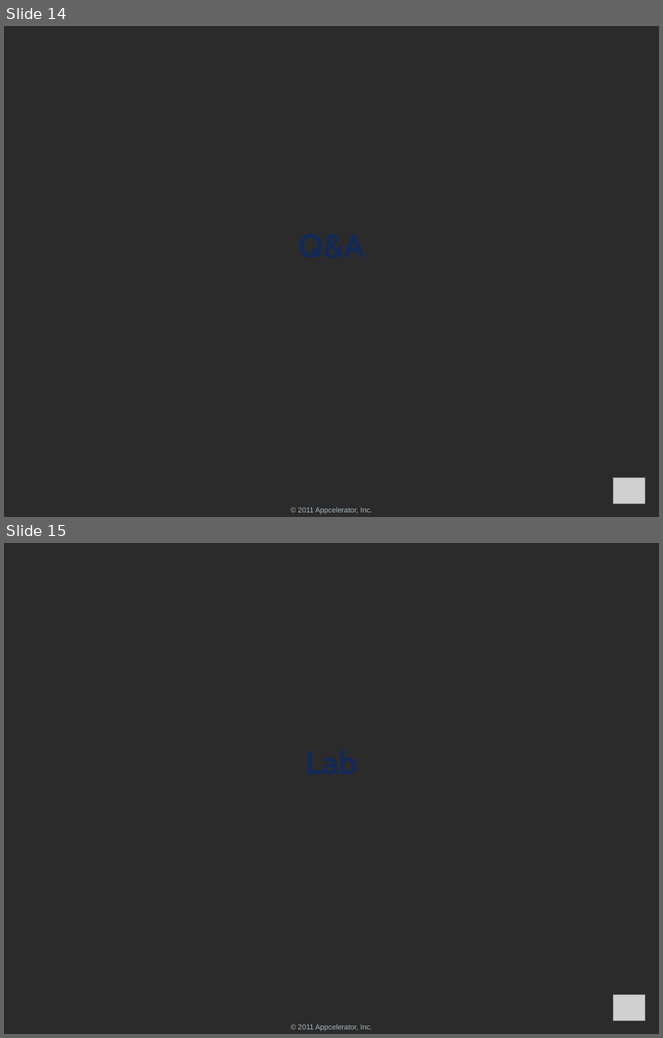
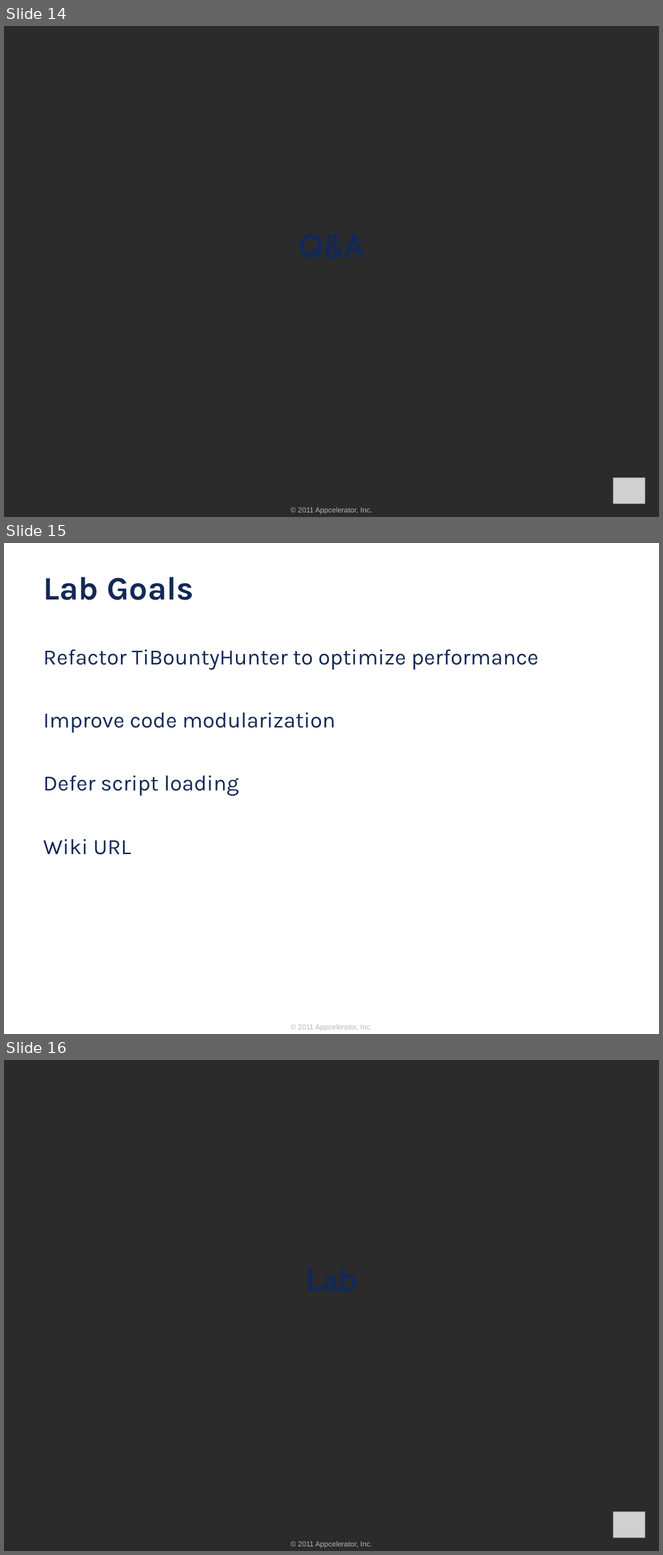
Before and after one commit to appcelerator-forks/appcelerator-training.tcmd_certification, a slide deck: 300.pptx. Shown one above the other, each under a label of ours: slides 14 and 15 before the commit, slides 14, 15 and 16 after it. The pictures are 663x1038 and 663x1555 pixels, drawn with LibreOffice and Linux fonts; fonts in the diff are those of the drawing; grey boxes stand for pictures; background and template pictures are left out; a plain dark background stands for a picture behind light text. Boxes give left, top, right and bottom in pixels: in the first picture for what was removed or moved away, otherwise in the second. Text is boxed around its words. In the diff, an @@ line names an element or a change of style, - is before the commit and + after.

```diff
--- a/300.pptx
+++ b/300.pptx
@@ slide 15 added at (x1=4, y1=543, x2=659, y2=1034), background #FFFFFF; not listed: 1 template element that a slide beside it also shows @@
@@ title added at (x1=43, y1=577, x2=194, y2=600), 36 pt, text #122956, bold @@
+Lab Goals
@@ text added at (x1=43, y1=650, x2=539, y2=855), 24 pt, text #122956 @@
+Refactor TiBountyHunter to optimize performance
+Improve code modularization
+Defer script loading
+Wiki URL
@@ what was slide 15 is now slide 16 @@
```
Also in this commit, not shown: 4 other files.
